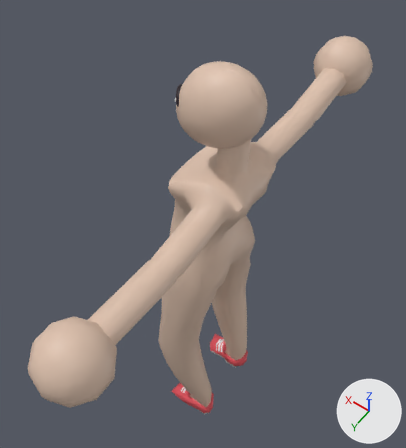
The Blender file src/Sister Character.blend, before and after one commit.
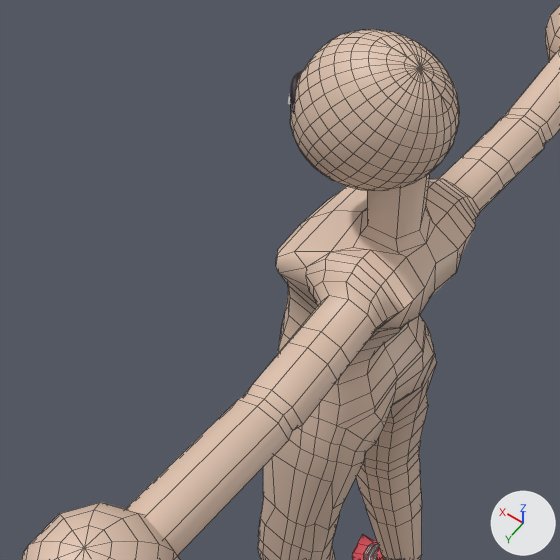
Each version is shown whole from a camera (50 mm lens) standing at (-0.771, 1.207, 2.182) and looking at (0.177, -0.121, 0.096), then close up on the part from 5% to 79% of the width and 10% to 78% of the height. Every picture has the same lights, and +X, +Y and +Z are marked at lower right. The older version's two pictures come first. The close-ups show mesh edges as thin lines.

Names of what the first close-up shows: 'Corps', 'Mains', 'Tete' and 2 more.
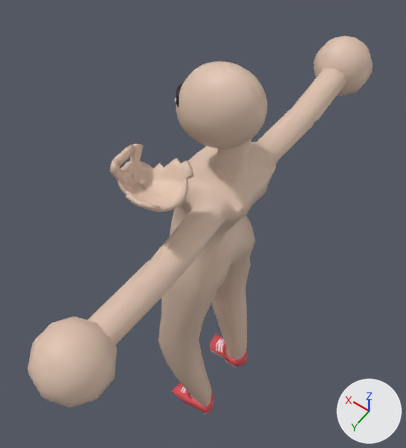
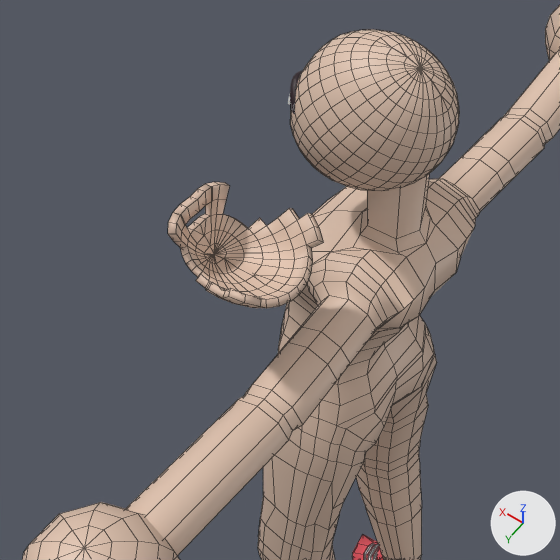
Changed parts and their boxes (x1, y1, x2, y2) in the close-ups (560 x 560 px):
'Tete.001', added (beige): after (168, 182, 324, 308)

What changed in the scene script:
```text
Add me_sphere_001:
    me_sphere_001.from_pydata(...)  # 96 vertices, 77 faces, 2 loose edges; spans x -0.92..0.69, y 0.0..0.91, z -1.11..-0.21
    me_sphere_001.polygons.foreach_set('use_smooth', [True] * 77)
    me_sphere_001.materials.append(mat_skin)  # beige #e0c3af
Add ob_tete_001:
    ob_tete_001 = bpy.data.objects.new('Tete.001', me_sphere_001)
    ob_tete_001.location = (0.021, 0.333, 0.979)
    ob_tete_001.rotation_euler = (0.0, -0.527, 0.0)  # degrees (0, -30, 0)
    ob_tete_001.scale = (0.153, 0.124, 0.182)
    _m = ob_tete_001.modifiers.new('Mirror', 'MIRROR')
    _m.use_axis = (False, True, False)
    _m.use_clip = True
    _m.merge_threshold = 0.1
    _m = ob_tete_001.modifiers.new('Solidify', 'SOLIDIFY')
    _m.thickness = 0.1
```
